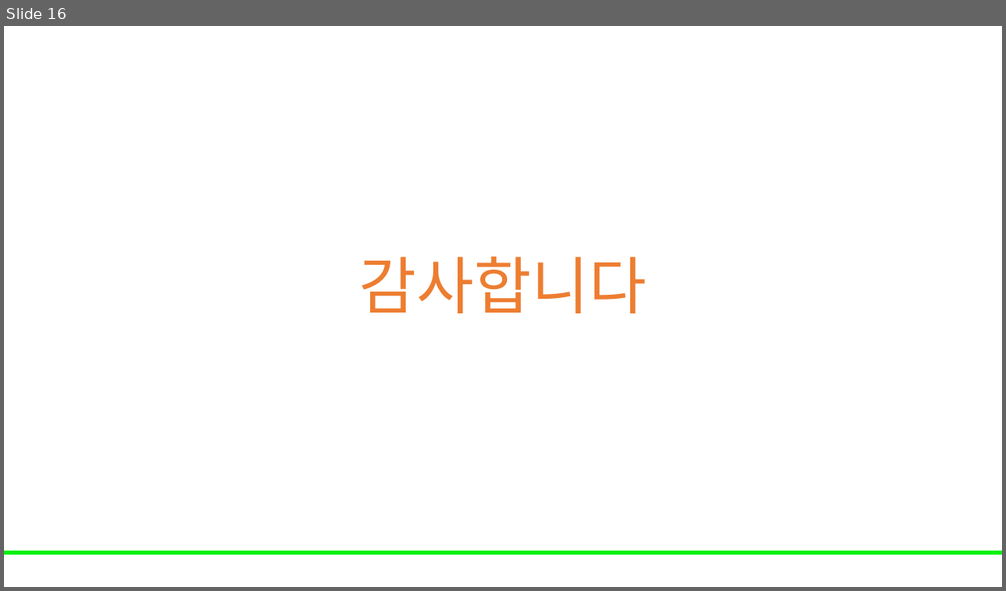
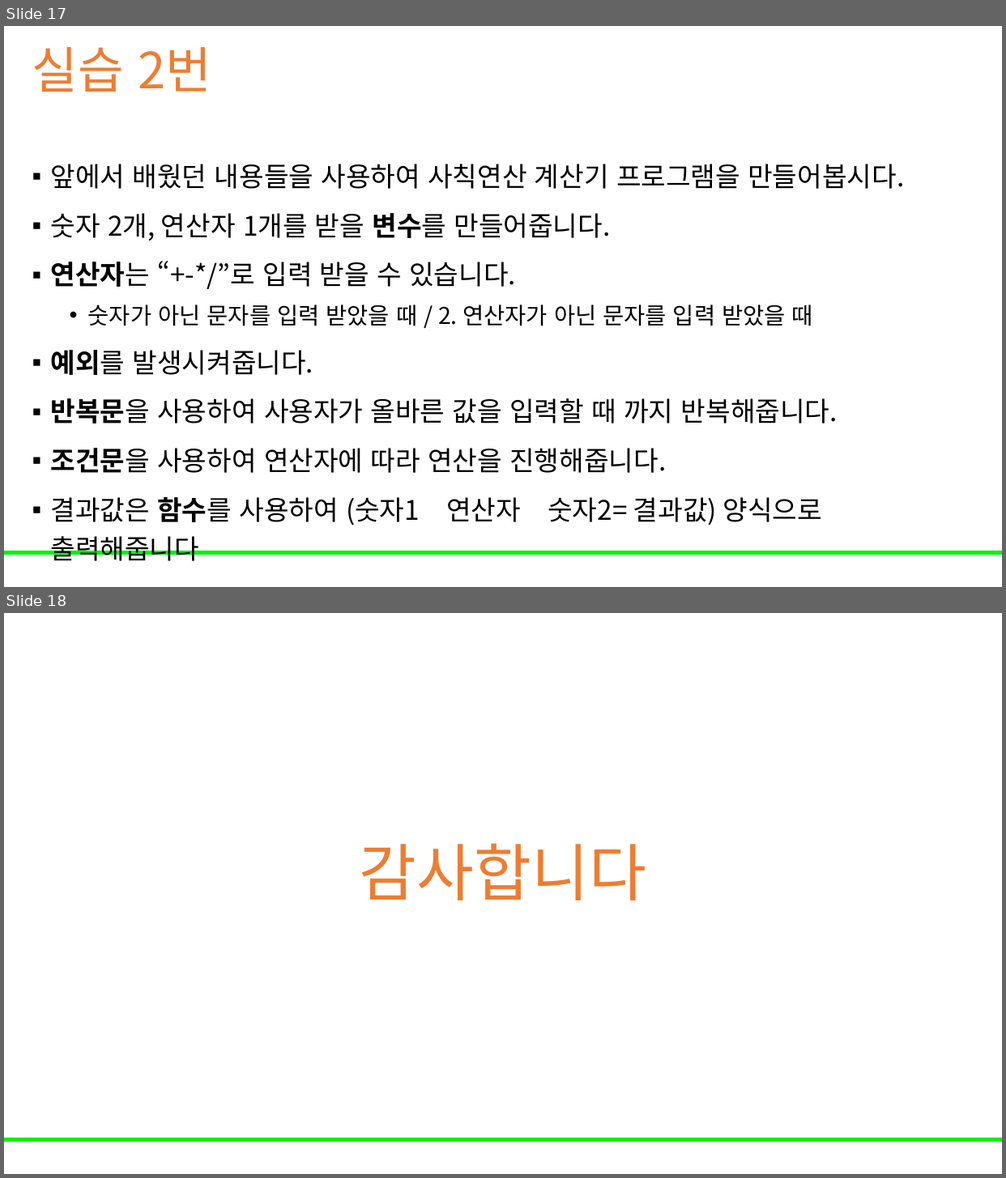
Before and after one commit to Leader-Lesson/KDT_RE_5th, a slide deck: material/2_Python/15_예외처리.pptx. Shown one above the other, each under a label of ours: slide 16 before the commit, slides 17 and 18 after it. The pictures are 1006x591 and 1006x1178 pixels, drawn with LibreOffice and Linux fonts; fonts in the diff are those of the drawing; background and template pictures are left out. Boxes give left, top, right and bottom in pixels: in the first picture for what was removed or moved away, otherwise in the second. Text is boxed around its words. In the diff, an @@ line names an element or a change of style, - is before the commit and + after.

Commit message:
예외처리 실습 코드 추가

```diff
--- a/material/2_Python/15_예외처리.pptx
+++ b/material/2_Python/15_예외처리.pptx
@@ slide 17 added at bbox=[4, 26, 1002, 587], background #FFFFFF; not listed: 1 template element that a slide beside it also shows @@
@@ title added at bbox=[32, 47, 211, 92], 48 pt, text #ED7D31 @@
+실습 2번
@@ text added at bbox=[51, 164, 904, 526], 25.9 pt, text #000000 @@
+▪ 앞에서 배웠던 내용들을 사용하여 사칙연산 계산기 프로그램을 만들어봅시다.
+▪ 숫자 2개, 연산자 1개를 받을 변수를 만들어줍니다.
+▪ 연산자는 “+-*/”로 입력 받을 수 있습니다.
+  • 숫자가 아닌 문자를 입력 받았을 때 / 2. 연산자가 아닌 문자를 입력 받았을 때
+▪ 예외를 발생시켜줍니다.
+▪ 반복문을 사용하여 사용자가 올바른 값을 입력할 때 까지 반복해줍니다.
+▪ 조건문을 사용하여 연산자에 따라 연산을 진행해줍니다.
+▪ 결과값은 함수를 사용하여 (숫자1 연산자 숫자2= 결과값) 양식으로 출력해줍니다
@@ what was slide 16 is now slide 18 @@
```
Also in this commit, not shown: 13 slides changed, 1 other slide added.
